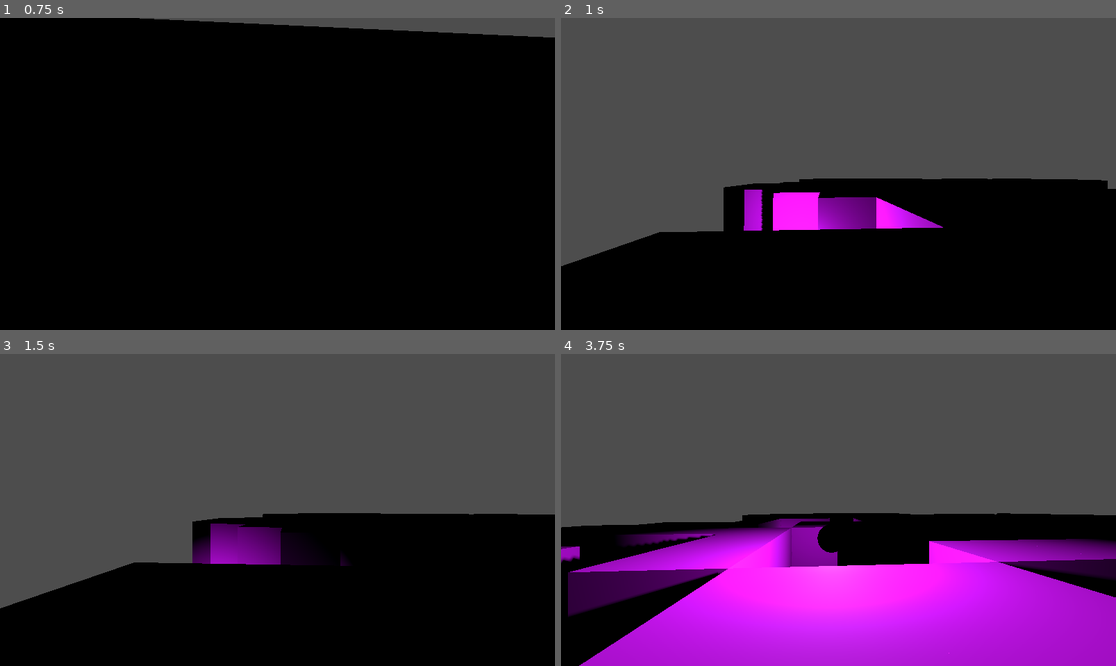
Above: before the commit, frames 1-4 (two rows, left to right).
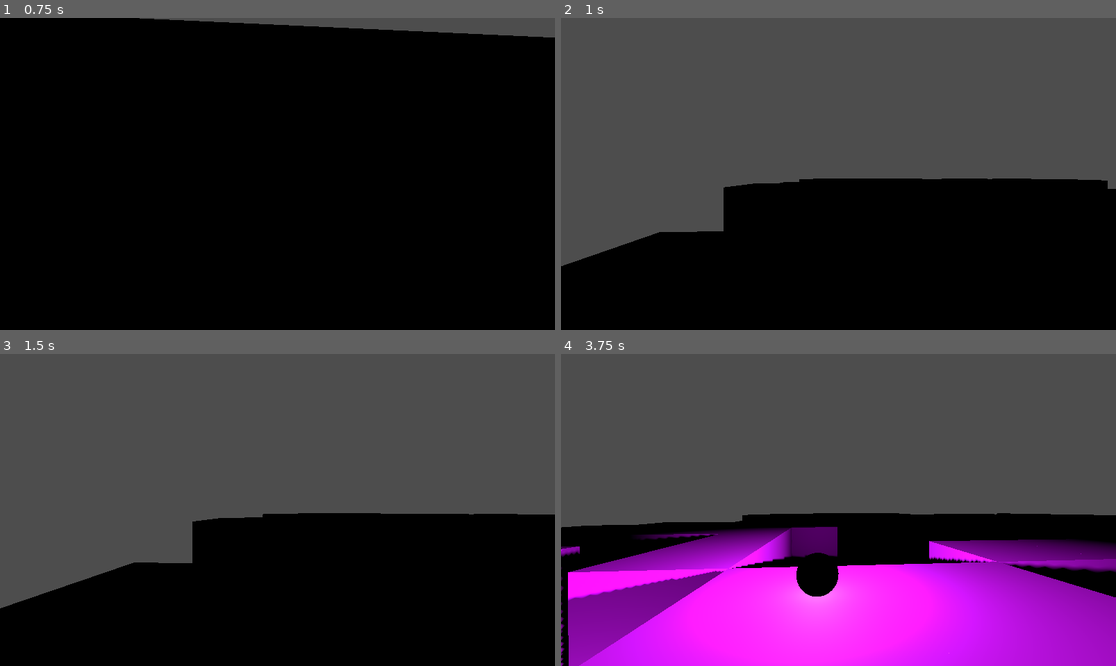
Above: after the commit, the same moments.

Repository: scoutantho/simplictyjam2
Game: Godot game, scene res://Scenes/game.tscn
The game is run twice, just before and just after one commit, with the same random seed, the same clock (stepped at 60 frames per second) and the same inputs.
Inputs (mouse positions are in pixels of both pictures, inside the frame that each line leads up to):
- Up to frame 1 (0.75 s): move the mouse to (305, 174) at 0.52 s; hold W (move_up) from 0.53 s (still down); click (305, 174) at 0.6 s
- Up to frame 2 (1 s): keep holding W (move_up); tap Space (move_jump) at 0.77 s
- Up to frame 3 (1.5 s): keep holding W (move_up); move the mouse to (249, 510) at 1.27 s; right-click (249, 510) at 1.35 s
- Up to frame 4 (3.75 s): tap Space (move_jump) at 1.52, 3.02 s; move the mouse to (894, 441) at 2.02 s; release W (move_up) at 2.03 s; hold Right (move_right) 2.03-2.78 s; click (894, 441) at 2.1 s; move the mouse to (810, 572) at 2.77 s; hold W (move_up) from 2.78 s (still down); right-click (810, 572) at 2.85 s; move the mouse to (877, 513) at 3.52 s; click (877, 513) at 3.6 s

Frame 1 is identical in both runs. In frame 2, 3.1% of the frame differs, in the area x 32-69%, y 55-69%; in frame 3, 2.0%; in frame 4, 28%, in the area x 0-100%, y 52-100%.

Commit message:
Adjust throwing force for light mechanic in player script TODO : throwing slow but long time straight

Diff:
--- a/Scripts/player.gd
+++ b/Scripts/player.gd
@@ -12,7 +12,7 @@
 
 #light variables
 var Light = preload("res://Scenes/Light.tscn")
-var throwingForce = -20
+var throwingForce = -5
 var lightIntesity = 10
 var canthrow = true
 
